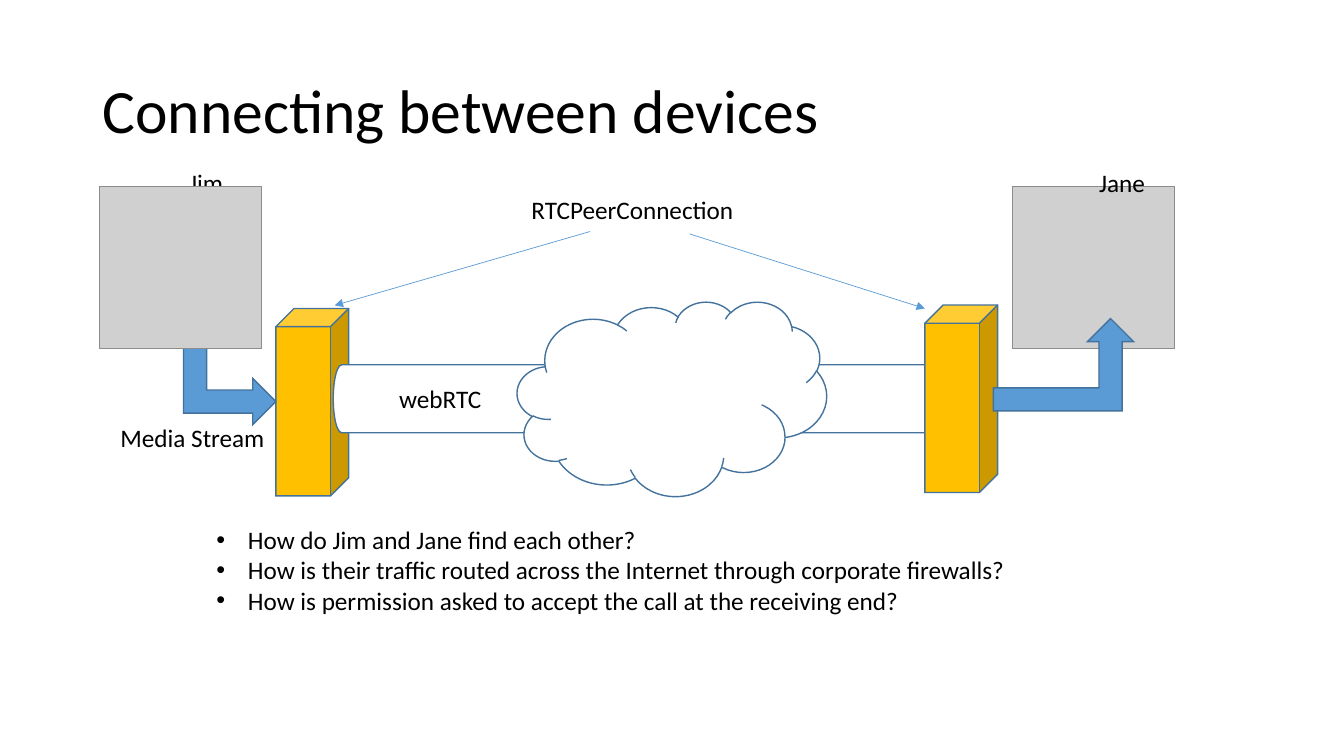
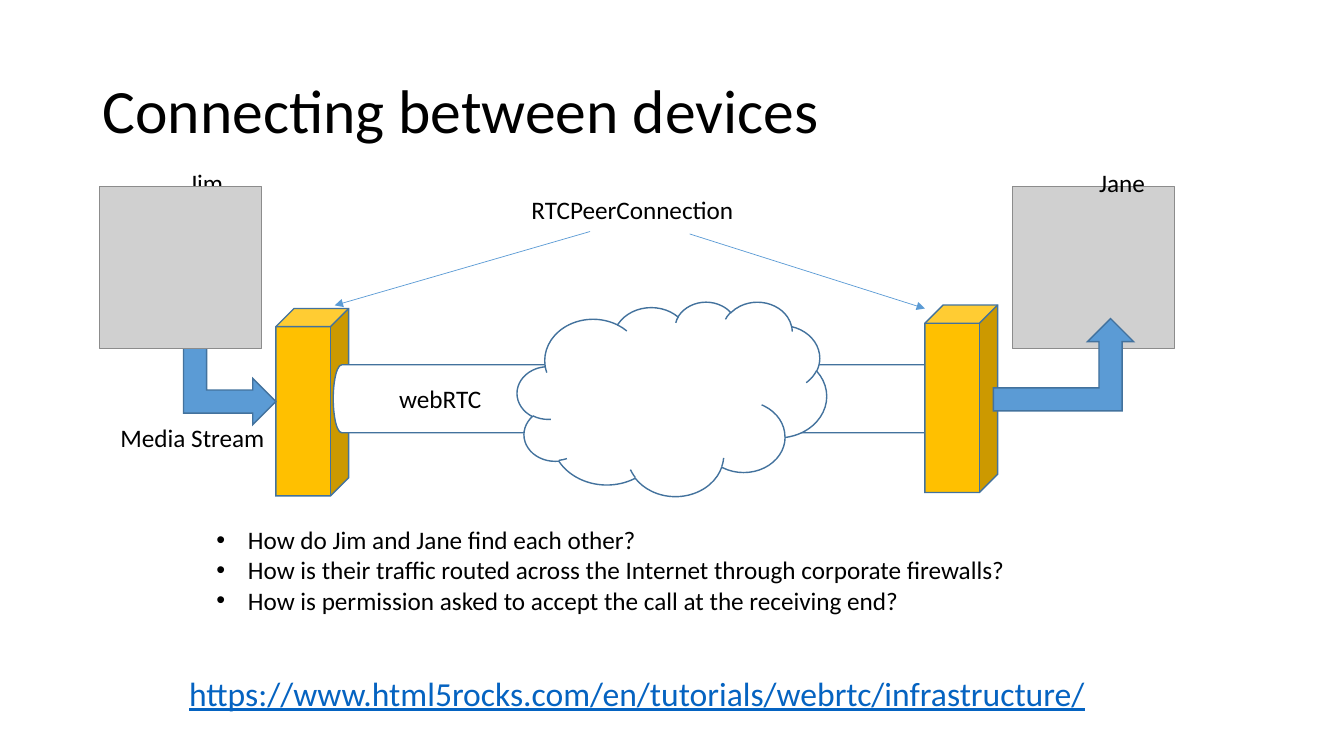
Before and after one commit to ipcortex/fac-workshop-materials, a slide deck: slide 38 of presentations/FAC9 Workshop.pptx (slide 37 before the commit). Drawn at 1344x756 pixels with LibreOffice and Linux fonts; fonts in the diff are those of the drawing; grey boxes stand for pictures. Boxes give left, top, right and bottom in pixels: in the first picture for what was removed or moved away, otherwise in the second. Text is boxed around its words. In the diff, an @@ line names an element or a change of style, - is before the commit and + after.

```diff
--- a/presentations/FAC9 Workshop.pptx
+++ b/presentations/FAC9 Workshop.pptx
@@ text added at box(189, 682, 1084, 712), 24 pt, text #0563C1, underline @@
+  https://www.html5rocks.com/en/tutorials/webrtc/infrastructure/
```
Also in this commit, not shown: 3 other slides changed, 5 slides added.
